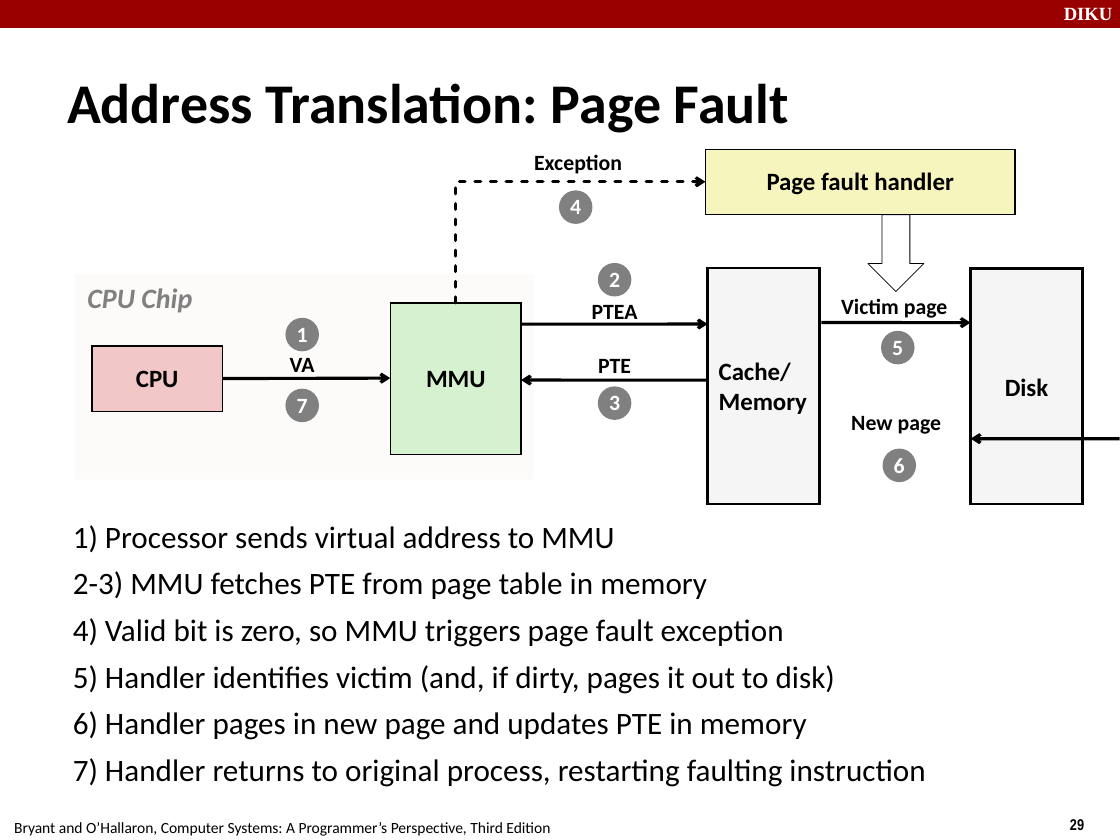
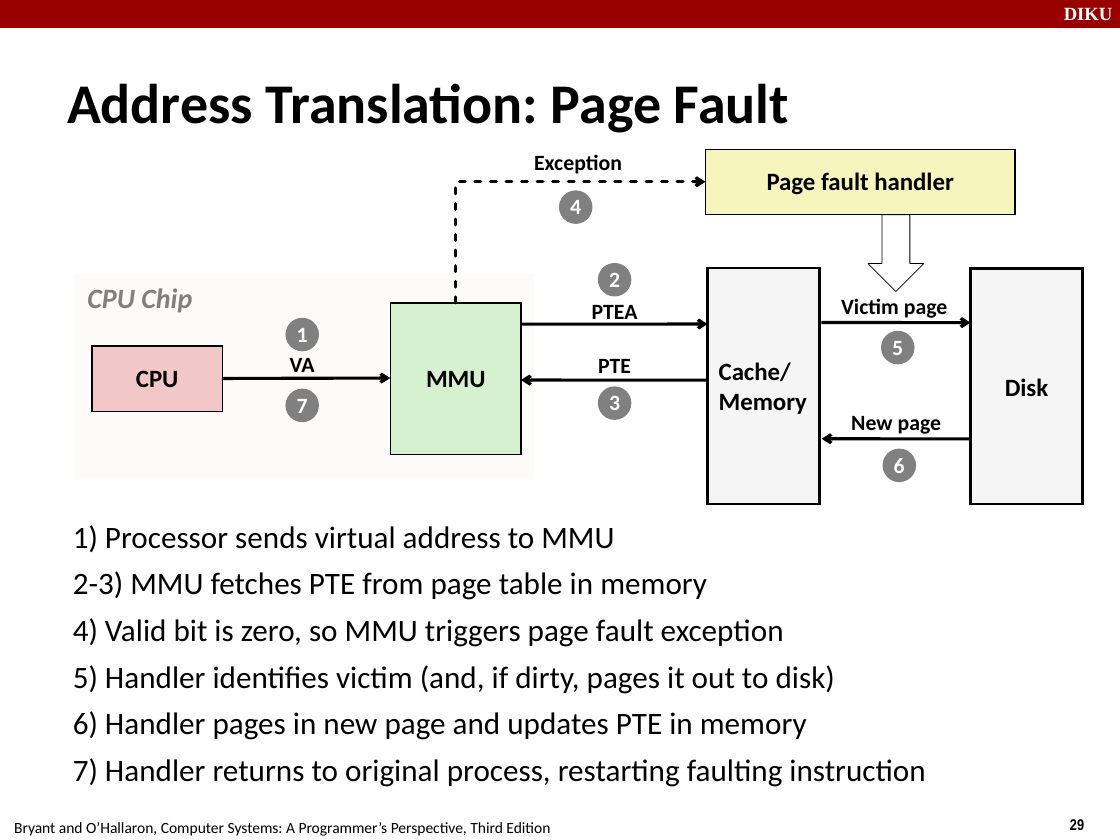
Before and after one commit to FnanB/compSys-e2018-pub, a slide deck: slide 29 of material/181031_virtual_memory_i/181031.odp. Drawn at 1120x840 pixels with LibreOffice and Linux fonts; fonts in the diff are those of the drawing. Boxes give left, top, right and bottom in pixels: in the first picture for what was removed or moved away, otherwise in the second. Text is boxed around its words. In the diff, an @@ line names an element or a change of style, - is before the commit and + after.

```diff
--- a/material/181031_virtual_memory_i/181031.odp
+++ b/material/181031_virtual_memory_i/181031.odp
@@ freeform shape: place and size @@
-freeform shape at [971,439,1120,439]
+freeform shape at [822,439,971,439]
```
Also in this commit, not shown: 9 other slides changed.
